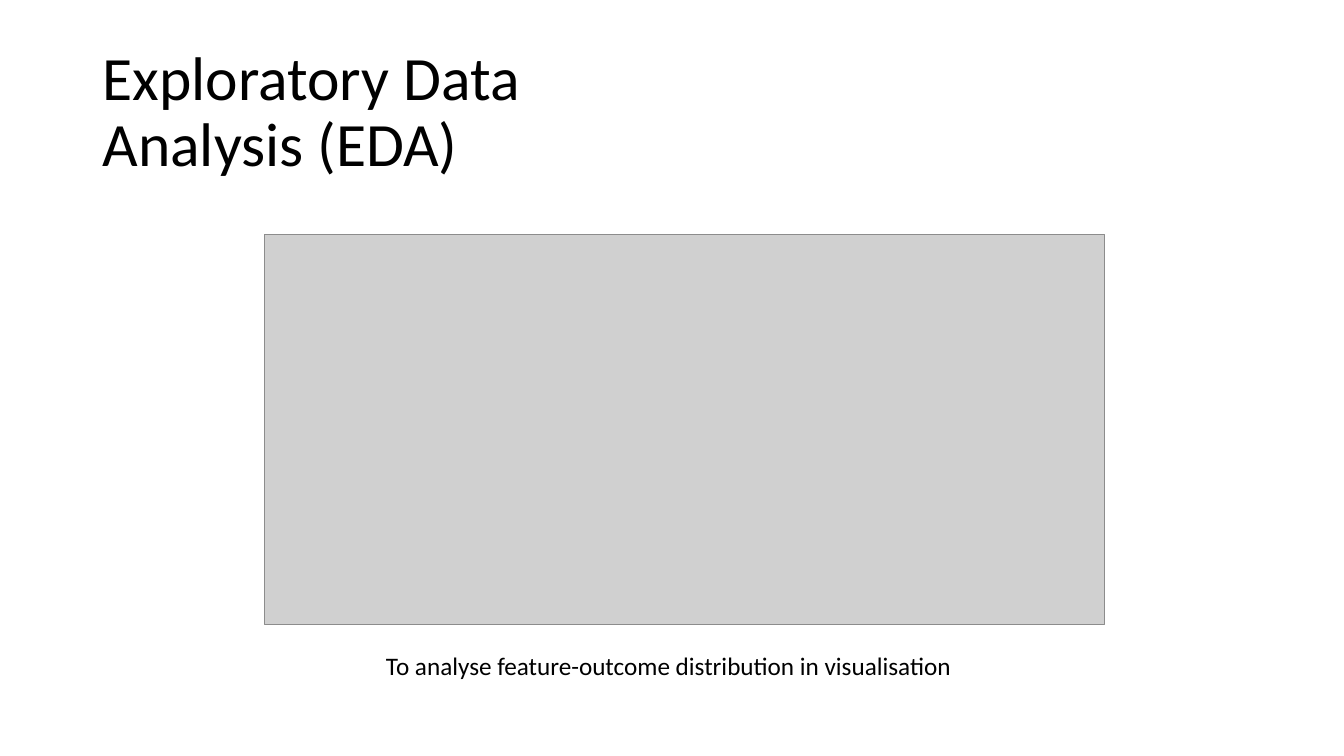
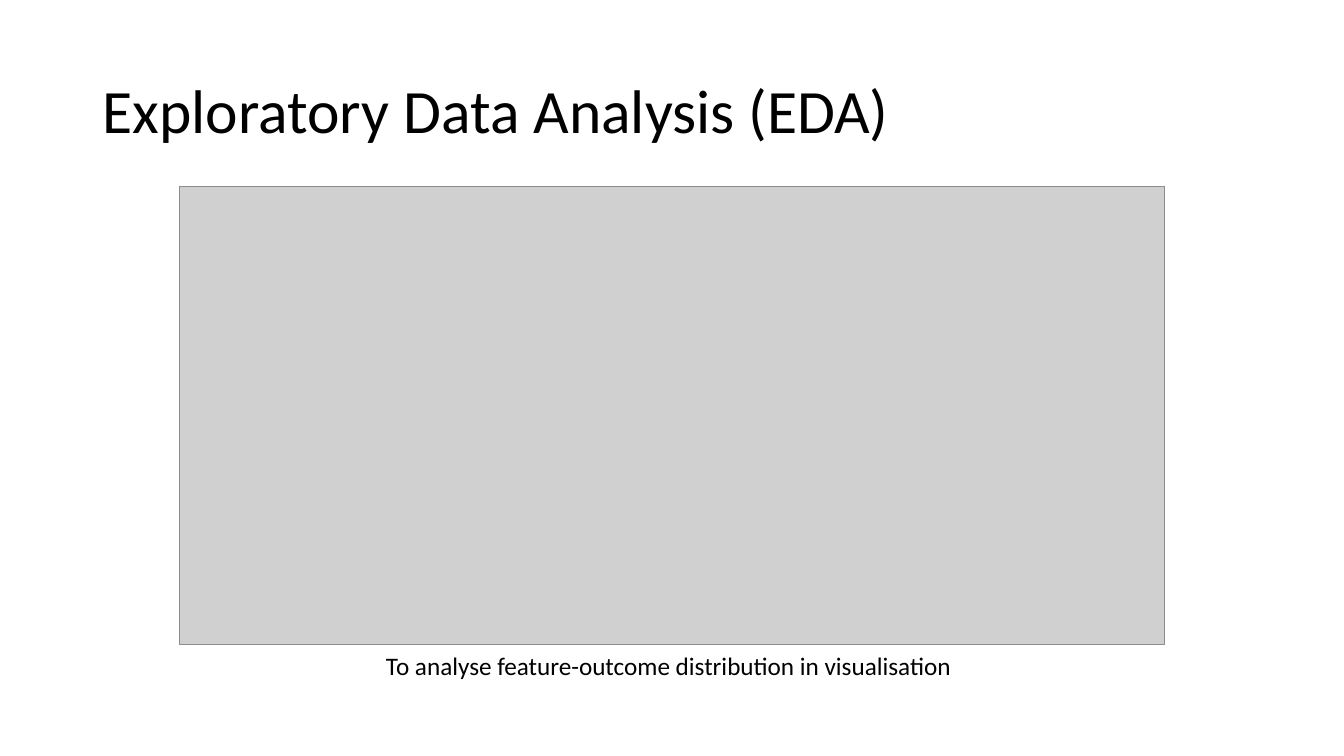
Before and after one commit to JNYH/diabetes_classifier, a slide deck: slide 5 of diabetes_classifier.pptx. Drawn at 1344x756 pixels with LibreOffice and Linux fonts; fonts in the diff are those of the drawing; grey boxes stand for pictures. Boxes give left, top, right and bottom in pixels: in the first picture for what was removed or moved away, otherwise in the second. Text is boxed around its words. In the diff, an @@ line names an element or a change of style, - is before the commit and + after.

```diff
--- a/diabetes_classifier.pptx
+++ b/diabetes_classifier.pptx
@@ title "Exploratory Data Analysis (EDA)" rewrapped from [102, 57, 519, 176] to [102, 88, 889, 143] @@
@@ picture: place and size @@
-picture at [265, 234, 1105, 625]
+picture at [179, 187, 1166, 645]
```
Also in this commit, not shown: 3 other slides changed.
